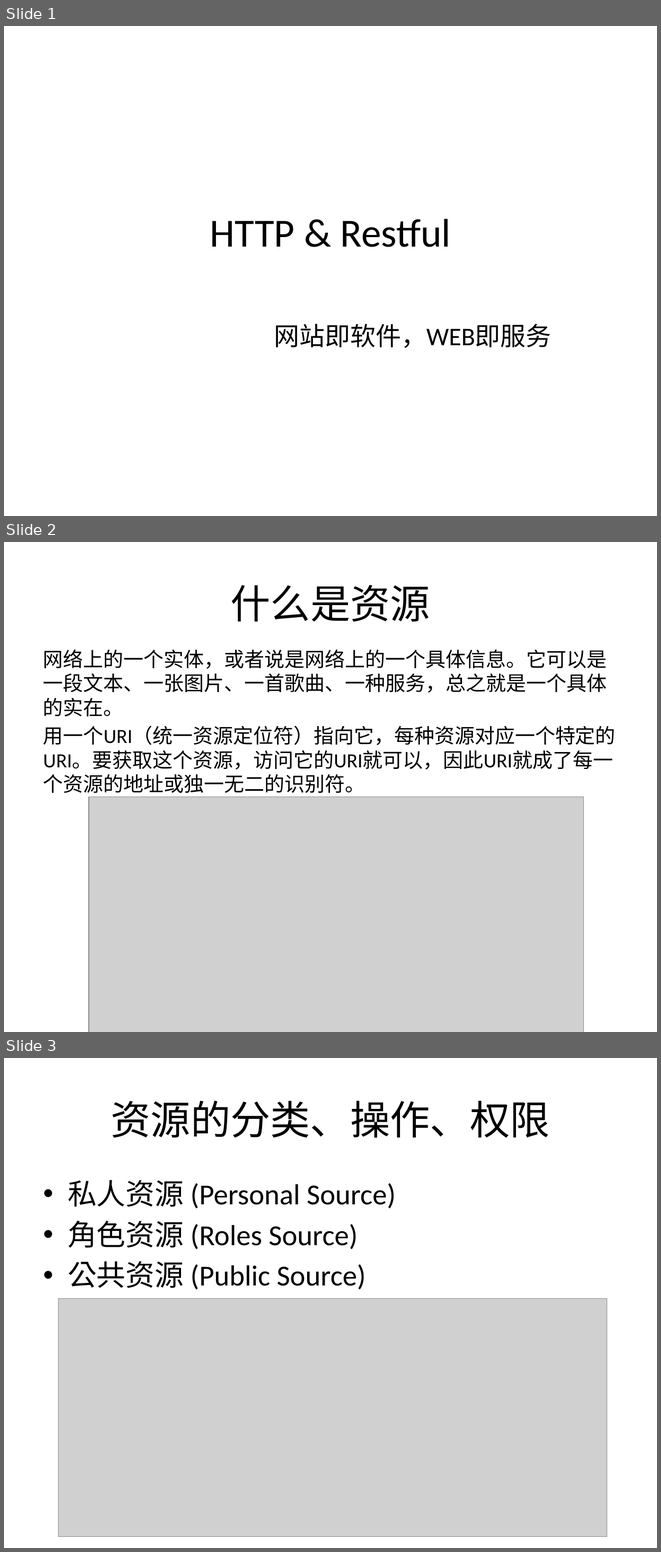
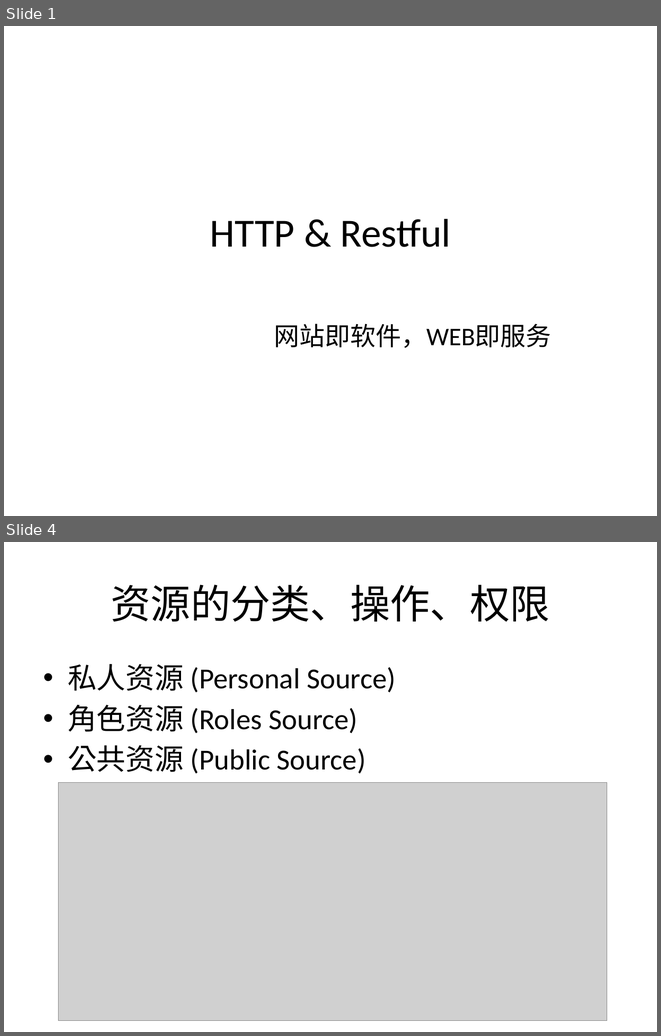
Before and after one commit to boubei-com/boubei-learn, a slide deck: doc/HTTP & Restful.pptx. Shown one above the other, each under a label of ours: slides 1, 2 and 3 before the commit, slides 1 and 4 after it; the slides between them are not shown. The pictures are 661x1552 and 661x1036 pixels, drawn with LibreOffice and Linux fonts; fonts in the diff are those of the drawing; grey boxes stand for pictures. Boxes give left, top, right and bottom in pixels: in the first picture for what was removed or moved away, otherwise in the second. Text is boxed around its words. In the diff, an @@ line names an element or a change of style, - is before the commit and + after.

```diff
--- a/doc/HTTP & Restful.pptx
+++ b/doc/HTTP & Restful.pptx
@@ slide 2 removed at box(4, 542, 657, 1032), background #FFFFFF @@
@@ title removed at box(231, 585, 430, 622) @@
-什么是资源
@@ text removed at box(43, 649, 616, 797) @@
-网络上的一个实体，或者说是网络上的一个具体信息。它可以是一段文本、一张图片、一首歌曲、一种服务，总之就是一个具体的实在。
-用一个URI（统一资源定位符）指向它，每种资源对应一个特定的URI。要获取这个资源，访问它的URI就可以，因此URI就成了每一个资源的地址或独一无二的识别符。
@@ picture removed at box(89, 796, 584, 1032) @@
@@ what was slide 3 is now slide 4 @@
```
Also in this commit, not shown: 1 slide changed, 3 slides added, 5 other files.
